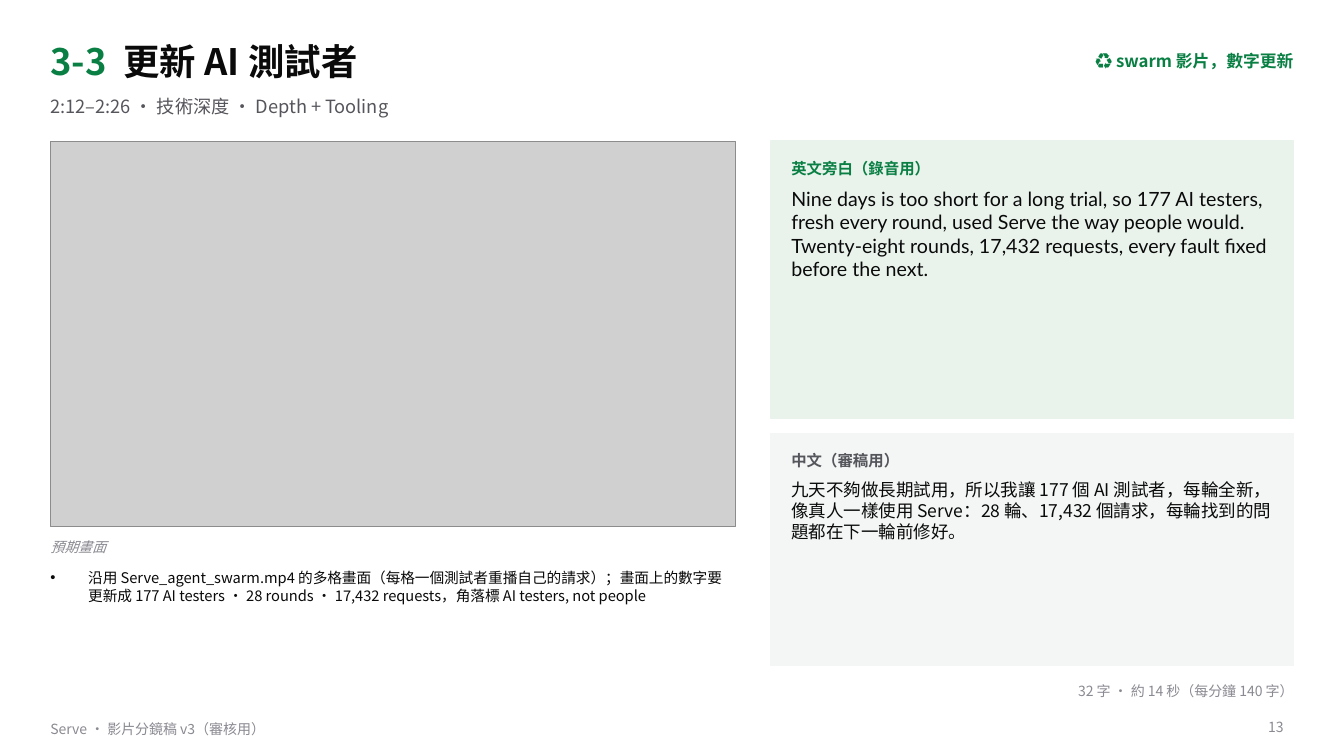
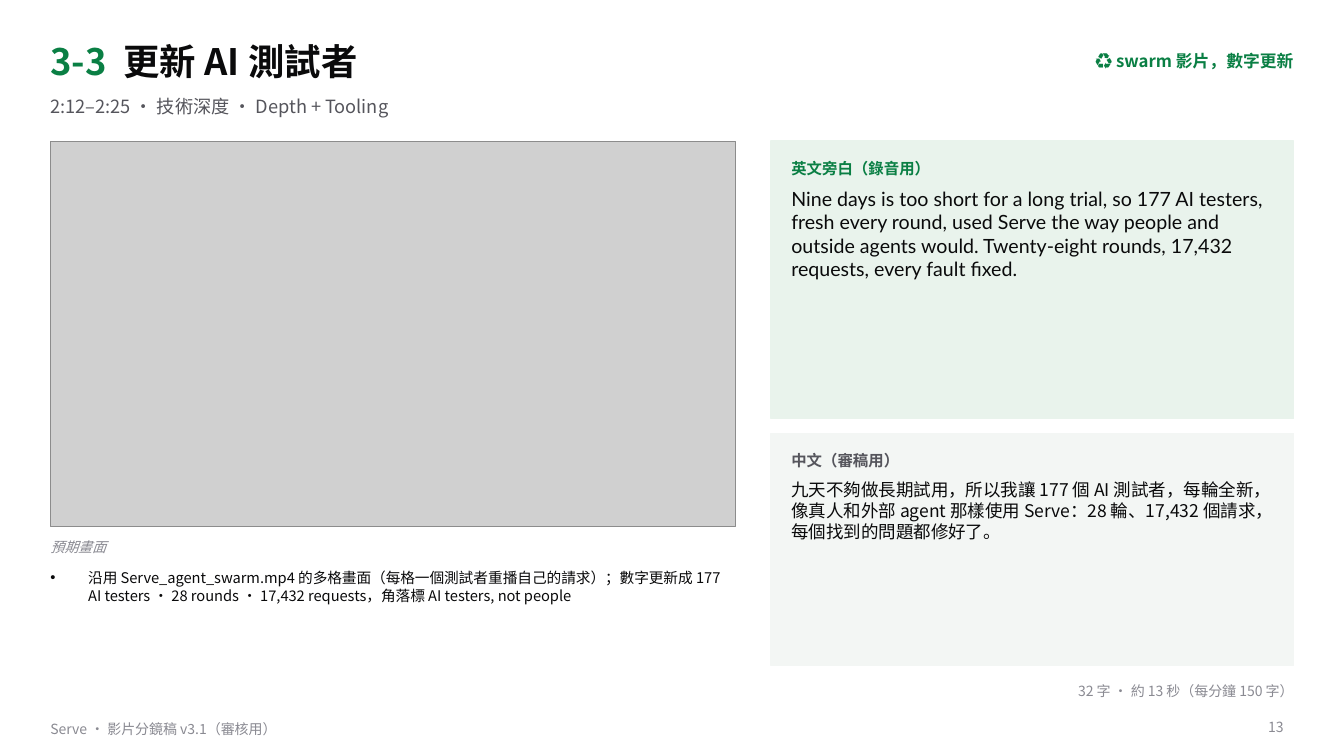
Before and after one commit to gino6178/serve-meta-hackathon, a slide deck: slide 13 of video/storyboard_v3.pptx. Drawn at 1344x756 pixels with LibreOffice and Linux fonts; fonts in the diff are those of the drawing; grey boxes stand for pictures. Boxes give left, top, right and bottom in pixels: in the first picture for what was removed or moved away, otherwise in the second. Text is boxed around its words. In the diff, an @@ line names an element or a change of style, - is before the commit and + after.

```diff
--- a/video/storyboard_v3.pptx
+++ b/video/storyboard_v3.pptx
@@ text at (50, 97, 388, 118): text changed @@
-2:12–2:26 · 技術深度 · Depth + Tooling
+2:12–2:25 · 技術深度 · Depth + Tooling
@@ text at (791, 191, 1262, 280): text changed @@
-Nine days is too short for a long trial, so 177 AI testers, fresh every round, used Serve the way people would. Twenty-eight rounds, 17,432 requests, every fault fixed before the next.
+Nine days is too short for a long trial, so 177 AI testers, fresh every round, used Serve the way people and outside agents would. Twenty-eight rounds, 17,432 requests, every fault fixed.
@@ text at (791, 481, 1273, 540): text changed @@
-九天不夠做長期試用，所以我讓 177 個 AI 測試者，每輪全新，像真人一樣使用 Serve：28 輪、17,432 個請求，每輪找到的問題都在下一輪前修好。
+九天不夠做長期試用，所以我讓 177 個 AI 測試者，每輪全新，像真人和外部 agent 那樣使用 Serve：28 輪、17,432 個請求，每個找到的問題都修好了。
@@ text at (88, 570, 720, 605): text changed @@
-• 沿用 Serve_agent_swarm.mp4 的多格畫面（每格一個測試者重播自己的請求）；畫面上的數字要更新成 177 AI testers · 28 rounds · 17,432 requests，角落標 AI testers, not people
+• 沿用 Serve_agent_swarm.mp4 的多格畫面（每格一個測試者重播自己的請求）；數字更新成 177 AI testers · 28 rounds · 17,432 requests，角落標 AI testers, not people
@@ text at (1078, 684, 1294, 697): text changed @@
-32 字 · 約 14 秒（每分鐘 140 字）
+32 字 · 約 13 秒（每分鐘 150 字）
@@ text at (50, 722, 276, 735): text changed @@
-Serve · 影片分鏡稿 v3（審核用）
+Serve · 影片分鏡稿 v3.1（審核用）
```
Also in this commit, not shown: 15 other slides changed, 13 other files.
